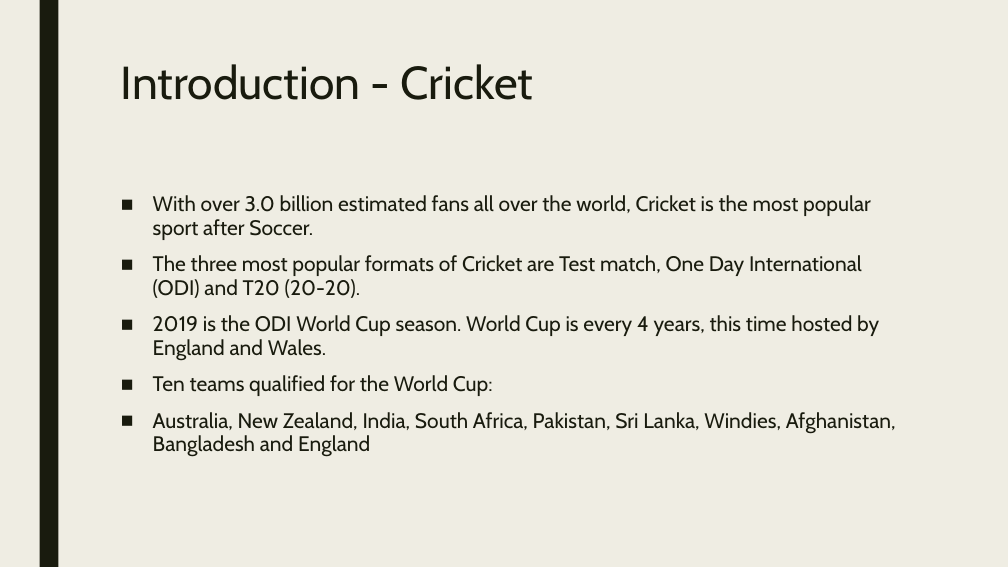
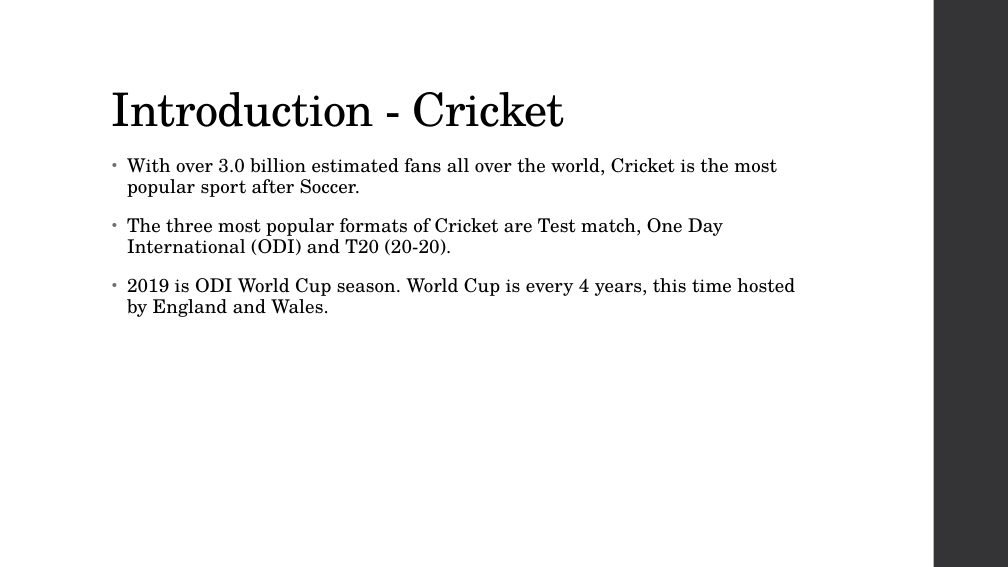
Before and after one commit to npsquared/3251_Presentation, a slide deck: slide 2 of 3251 - Cricket Prediction - Nitin Prakash.pptx. Drawn at 1008x567 pixels with LibreOffice and Linux fonts; fonts in the diff are those of the drawing. Boxes give left, top, right and bottom in pixels: in the first picture for what was removed or moved away, otherwise in the second. Text is boxed around its words. In the diff, an @@ line names an element or a change of style, - is before the commit and + after.

```diff
--- a/3251 - Cricket Prediction - Nitin Prakash.pptx
+++ b/3251 - Cricket Prediction - Nitin Prakash.pptx
@@ background #EFEDE3 to #FFFFFF @@
@@ rectangle removed at [39,0,58,567] @@
@@ rectangle added at [934,0,1008,567], fill #353537 @@
@@ title "Introduction - Cricket": place and size @@
-title "Introduction - Cricket" at [121,64,534,100]
+title "Introduction - Cricket" at [112,92,564,127]
@@ title "Introduction - Cricket" at [112,92,564,127]: font Cabin to TeX Gyre Schola, text colour #191B0E to #000000, letter spacing 0 to -0.5 pt; line spacing 0.89 to 0.9; vertical alignment top to bottom @@
@@ text "With over 3.0 billion estimated ...": place and size @@
-text "With over 3.0 billion estimated ..." at [153,195,896,457]
+text "With over 3.0 billion estimated ..." at [127,158,795,317]
@@ text at [127,158,777,255]: size 20 to 18 pt, font Cabin to TeX Gyre Schola, text colour #191B0E to #000000, letter spacing 0 to 0.1 pt in "With over 3.0 billion estimated fans all ...", "The three most popular formats of Cricket ..."; bullet ■ to •; line spacing 0.94 to 0.95; more space between paragraphs @@
@@ text at [127,278,795,317]: text changed; size 20 to 18 pt; font Cabin to TeX Gyre Schola; text colour #191B0E to #000000 @@
-■ 2019 is the ODI World Cup season. World Cup is every 4 years, this time hosted by England and Wales.
-■ Ten teams qualified for the World Cup:
-■ Australia, New Zealand, India, South Africa, Pakistan, Sri Lanka, Windies, Afghanistan, Bangladesh and England
+• 2019 is ODI World Cup season. World Cup is every 4 years, this time hosted by England and Wales.
```
Also in this commit, not shown: 18 other slides changed.
